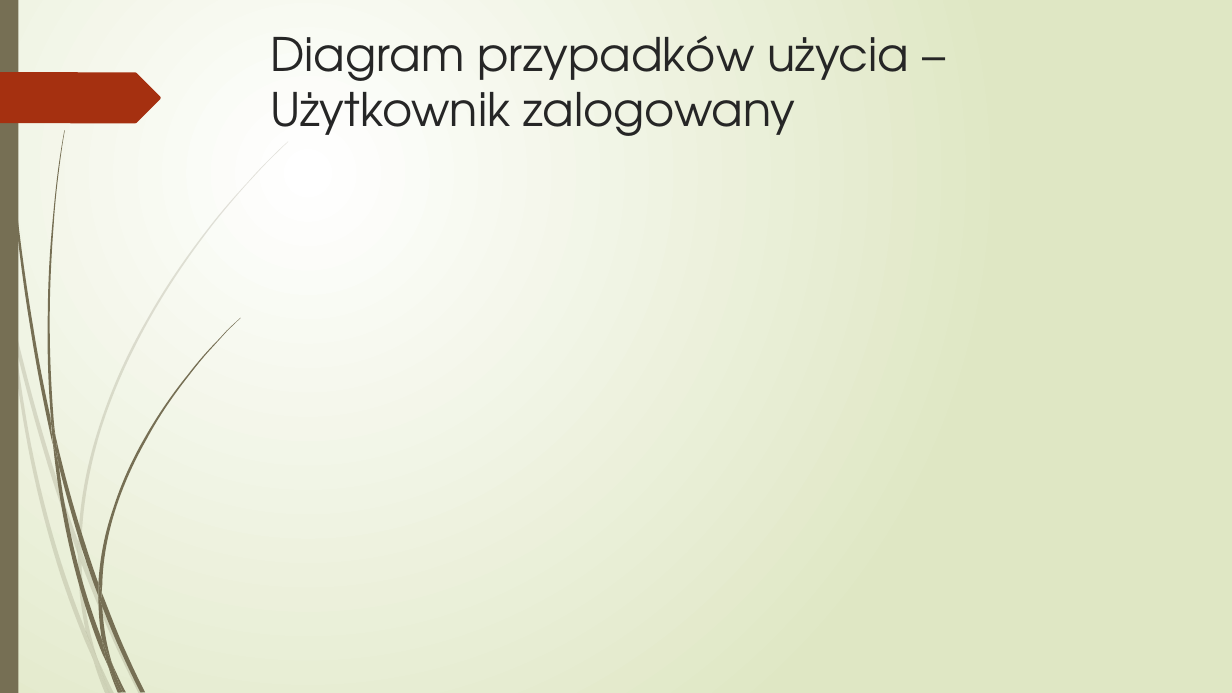
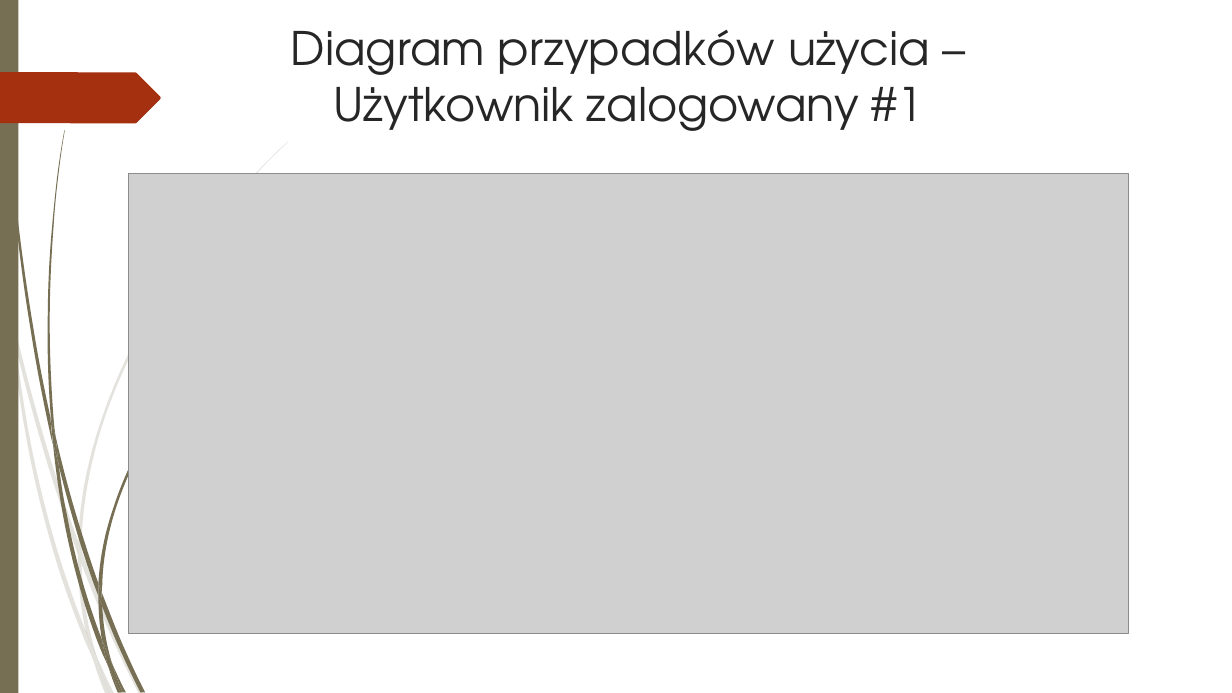
Before and after one commit to 247659/Plantify, a slide deck: slide 11 of Plantify.pptx (slide 13 before the commit). Drawn at 1232x693 pixels with LibreOffice and Linux fonts; fonts in the diff are those of the drawing; grey boxes stand for pictures. Boxes give left, top, right and bottom in pixels: in the first picture for what was removed or moved away, otherwise in the second. Text is boxed around its words. In the diff, an @@ line names an element or a change of style, - is before the commit and + after.

```diff
--- a/Plantify.pptx
+++ b/Plantify.pptx
@@ background gradient #FFFFFF to #DFE8C4 to #FFFFFF @@
@@ title at box(291, 30, 930, 131): text changed @@
-Diagram przypadków użycia – Użytkownik zalogowany
+Diagram przypadków użycia – Użytkownik zalogowany #1
@@ picture added at box(128, 174, 1128, 634) @@
```
Also in this commit, not shown: 17 other slides changed, 4 slides added, 10 slides removed, 10 other files.
